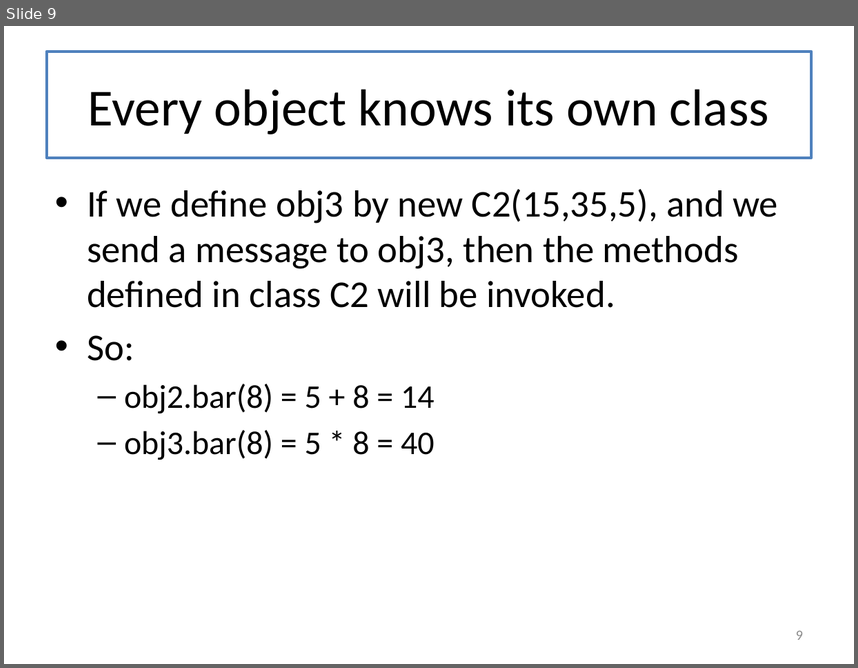
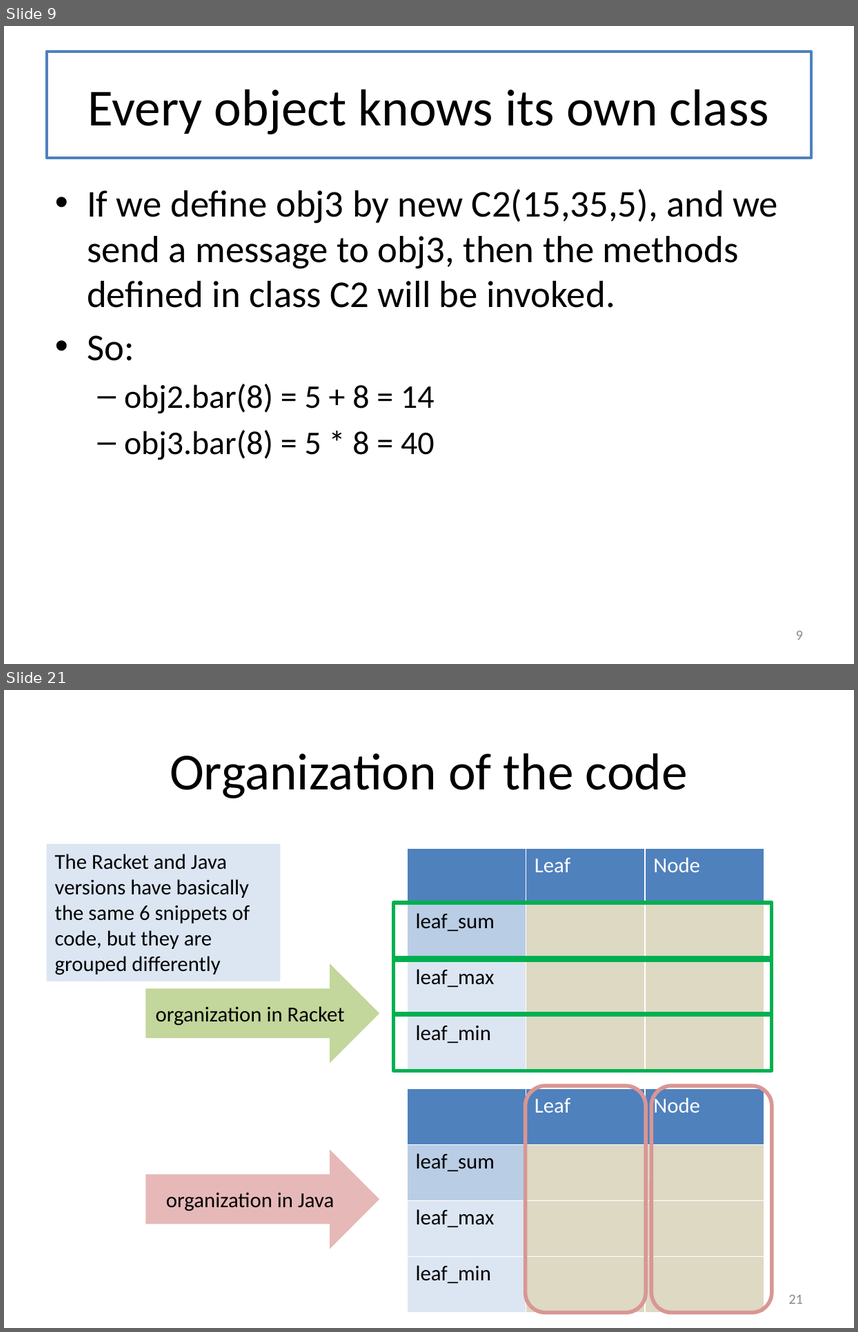
Before and after one commit to mwand/cs5010f17, a slide deck: Slides/Lesson 5.4 Doing It In Java.pptx. Shown one above the other, each under a label of ours: slide 9 before the commit, slides 9 and 21 after it; the slides between them are not shown. The pictures are 858x668 and 858x1332 pixels, drawn with LibreOffice and Linux fonts; fonts in the diff are those of the drawing. Boxes give left, top, right and bottom in pixels: in the first picture for what was removed or moved away, otherwise in the second. Text is boxed around its words. In the diff, an @@ line names an element or a change of style, - is before the commit and + after.

```diff
--- a/Slides/Lesson 5.4 Doing It In Java.pptx
+++ b/Slides/Lesson 5.4 Doing It In Java.pptx
@@ slide 21 added at [4,690,854,1328], background #FFFFFF @@
@@ title added at [47,716,811,822], fill #FFFFFF, outline #4F81BD 2 pt, 44 pt, text #000000 @@
+Organization of the code
@@ rectangle added at [47,844,280,982], fill #DCE6F2, 18 pt, text #000000 @@
+The Racket and Java versions have basically the same 6 snippets of code, but they are grouped differently
@@ table added at [407,848,764,1115], 4 rows, 3 columns @@
+ | Leaf | Node
+leaf_sum |  | 
+leaf_max |  | 
+leaf_min |  | 
@@ rectangle added at [393,903,771,960], outline #00B050 3 pt @@
@@ rectangle added at [393,957,771,1014], outline #00B050 3 pt @@
@@ right arrow added at [146,964,380,1063], fill #C3D69B, 18 pt, text #000000 @@
+organization in Racket
@@ rectangle added at [393,1013,771,1070], outline #00B050 3 pt @@
@@ table added at [407,1089,764,1312], 4 rows, 3 columns @@
+ | Leaf | Node
+leaf_sum |  | 
+leaf_max |  | 
+leaf_min |  | 
@@ rounded rectangle added at [525,1085,646,1312], outline #D99694 3.25 pt @@
@@ rounded rectangle added at [652,1085,773,1312], outline #D99694 3.25 pt @@
@@ right arrow added at [146,1149,380,1248], fill #E6B9B8, 18 pt, text #000000 @@
+organization in Java
@@ page number added at [789,1294,803,1303], 12 pt, text #8C8C8C @@
+21
```
Also in this commit, not shown: 6 slides changed, 11 other slides added, 7 other files.
